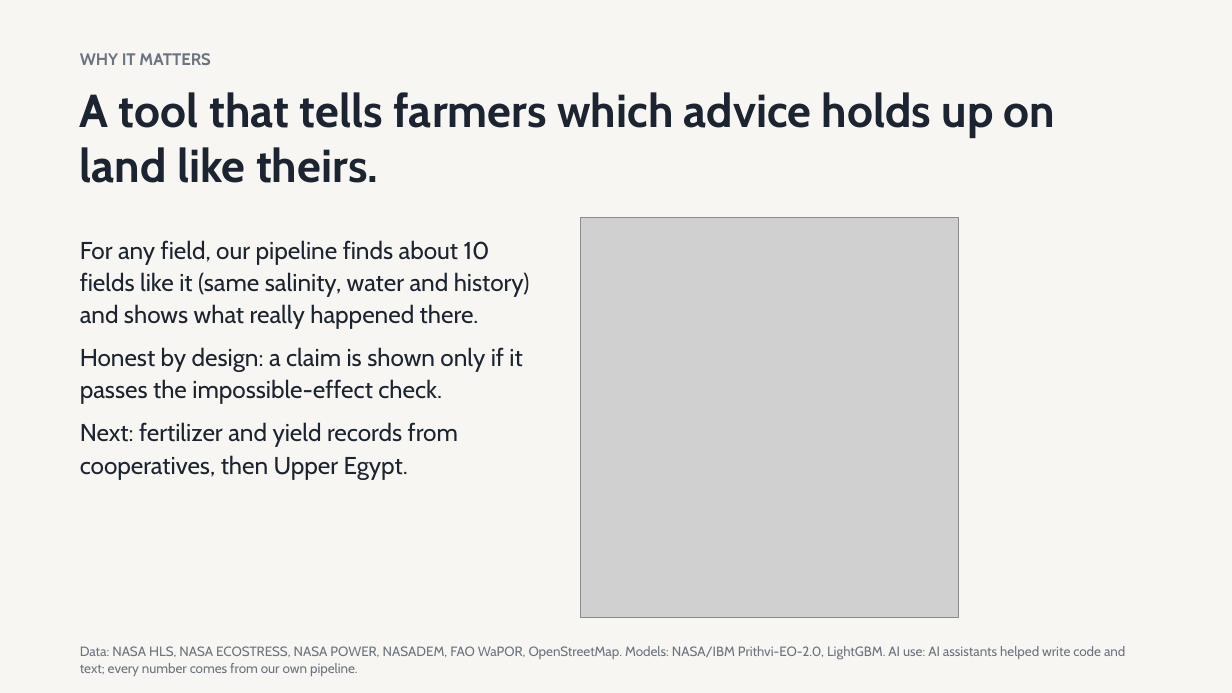
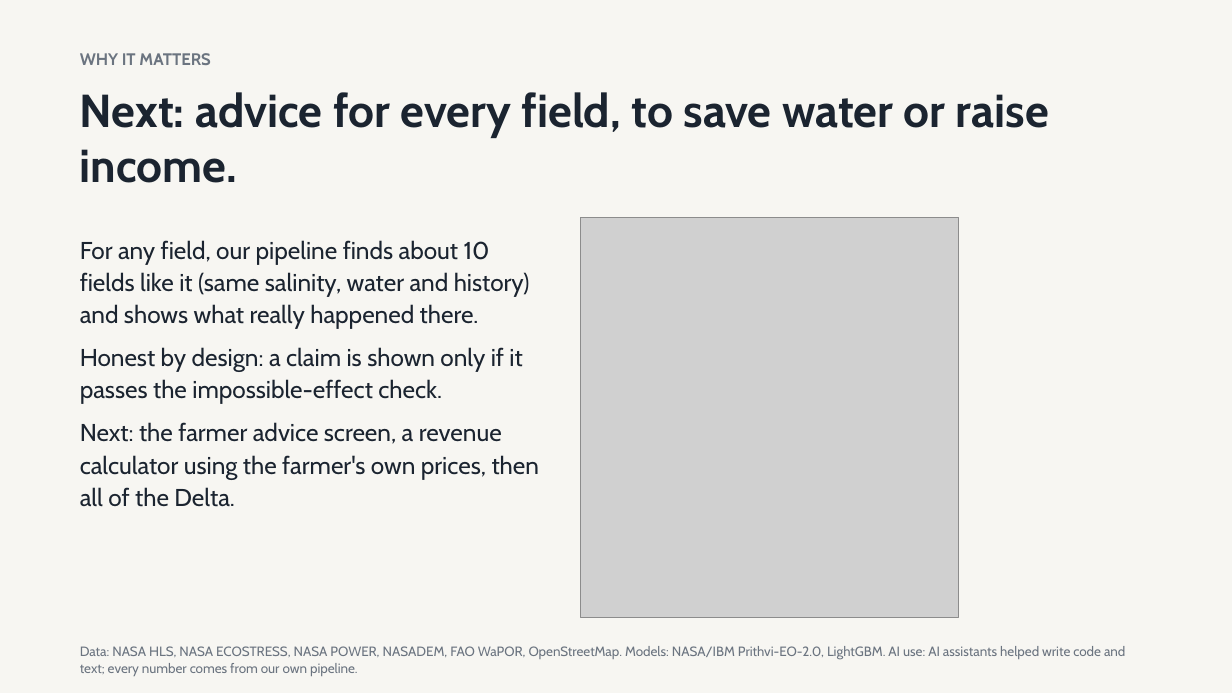
Before and after one commit to ManuelGamal/hail-mary-fieldshift, a slide deck: slide 7 of docs/submission/deck_water.pptx. Drawn at 1232x693 pixels with LibreOffice and Linux fonts; fonts in the diff are those of the drawing; grey boxes stand for pictures. Boxes give left, top, right and bottom in pixels: in the first picture for what was removed or moved away, otherwise in the second. Text is boxed around its words. In the diff, an @@ line names an element or a change of style, - is before the commit and + after.

Commit message:
Reframe as farmer advice tool; water result as first worked example

```diff
--- a/docs/submission/deck_water.pptx
+++ b/docs/submission/deck_water.pptx
@@ text at (x1=80, y1=92, x2=1049, y2=183): text changed @@
-A tool that tells farmers which advice holds up on land like theirs.
+Next: advice for every field, to save water or raise income.
@@ text at (x1=80, y1=422, x2=539, y2=507): text changed @@
-Next: fertilizer and yield records from cooperatives, then Upper Egypt.
+Next: the farmer advice screen, a revenue calculator using the farmer's own prices, then all of the Delta.
```
Also in this commit, not shown: 1 other slide changed, 5 other files.
